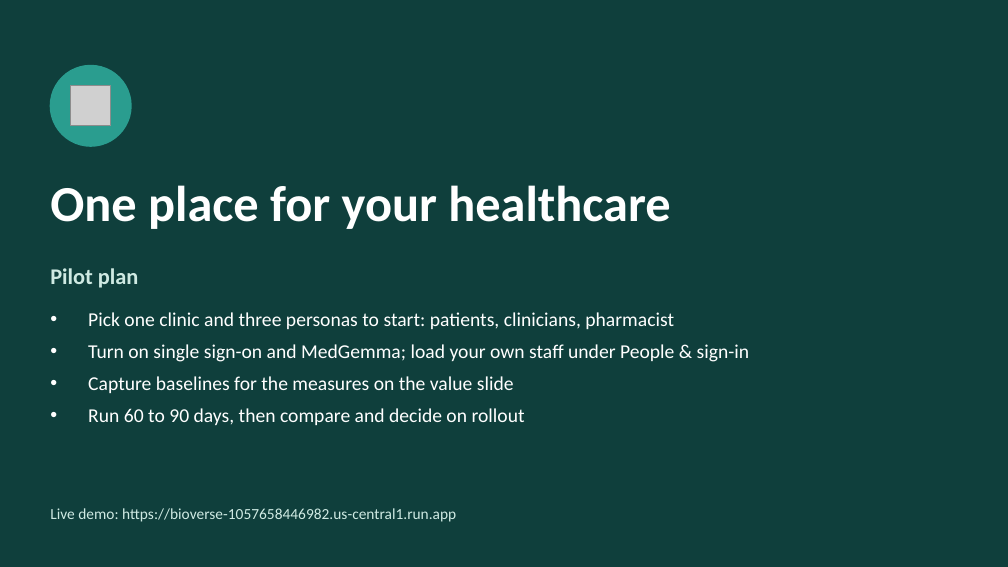
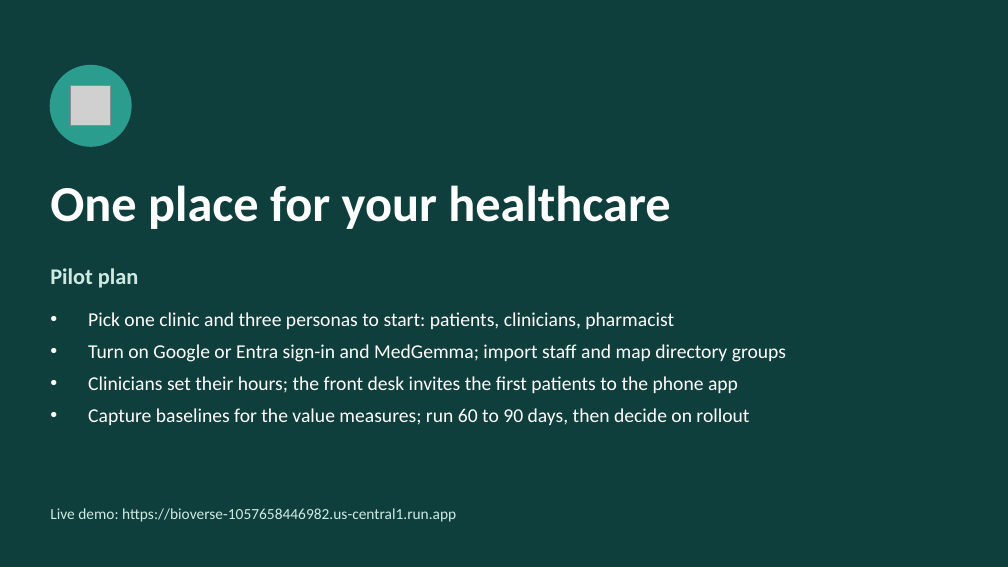
Before and after one commit to dilleeps/BioverseMyCare, a slide deck: slide 20 of docs/presentations/Bioverse-One-Personas.pptx (slide 18 before the commit). Drawn at 1008x567 pixels with LibreOffice and Linux fonts; fonts in the diff are those of the drawing; grey boxes stand for pictures. Boxes give left, top, right and bottom in pixels: in the first picture for what was removed or moved away, otherwise in the second. Text is boxed around its words. In the diff, an @@ line names an element or a change of style, - is before the commit and + after.

```diff
--- a/docs/presentations/Bioverse-One-Personas.pptx
+++ b/docs/presentations/Bioverse-One-Personas.pptx
@@ text at [88,344,786,425]: text changed @@
-• Turn on single sign-on and MedGemma; load your own staff under People & sign-in
-• Capture baselines for the measures on the value slide
-• Run 60 to 90 days, then compare and decide on rollout
+• Turn on Google or Entra sign-in and MedGemma; import staff and map directory groups
+• Clinicians set their hours; the front desk invites the first patients to the phone app
+• Capture baselines for the value measures; run 60 to 90 days, then decide on rollout
```
Also in this commit, not shown: 13 other slides changed, 2 slides added.
